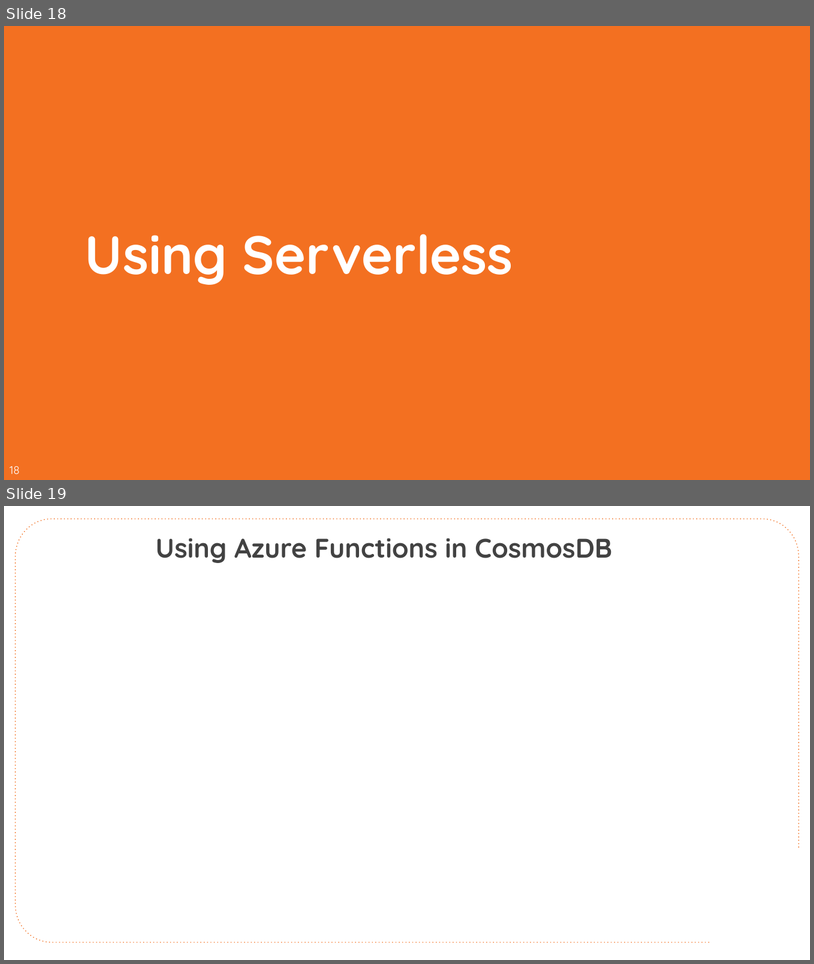
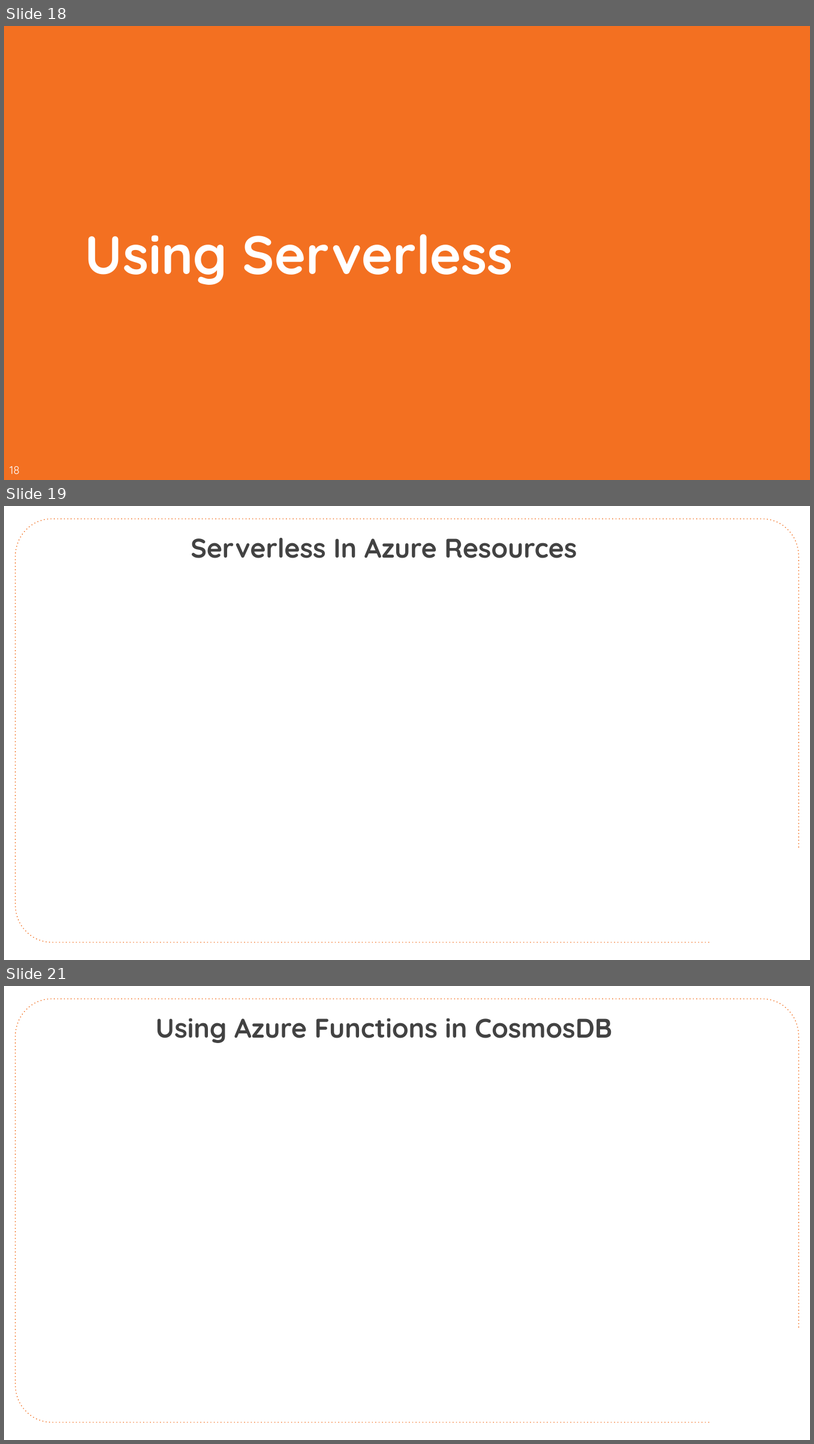
Before and after one commit to CloudSpecOps/Serverless-Architectures-with-Azure, a slide deck: Session Presentation/Azure-Serverless-Architecture-Session-Day-2.pptx. Shown one above the other, each under a label of ours: slides 18 and 19 before the commit, slides 18, 19 and 21 after it; the slides between them are not shown. The pictures are 814x964 and 814x1444 pixels, drawn with LibreOffice and Linux fonts; fonts in the diff are those of the drawing; background and template pictures are left out. Boxes give left, top, right and bottom in pixels: in the first picture for what was removed or moved away, otherwise in the second. Text is boxed around its words. In the diff, an @@ line names an element or a change of style, - is before the commit and + after.

```diff
--- a/Session Presentation/Azure-Serverless-Architecture-Session-Day-2.pptx
+++ b/Session Presentation/Azure-Serverless-Architecture-Session-Day-2.pptx
@@ slide 19 added at bbox=[4, 506, 810, 960], background #FFFFFF; not listed: 1 template element that a slide beside it also shows @@
@@ text added at bbox=[191, 538, 577, 558], 48 pt, text #424242, bold @@
+Serverless In Azure Resources
@@ what was slide 19 is now slide 21 @@
```
Also in this commit, not shown: 4 slides changed, 1 other slide added.
